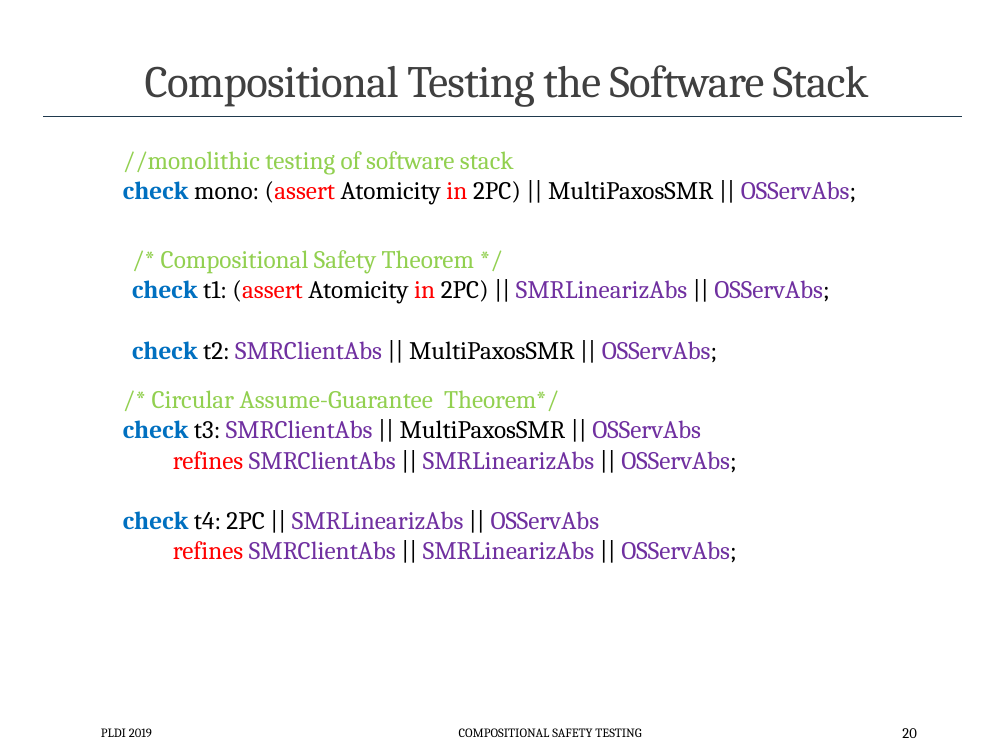
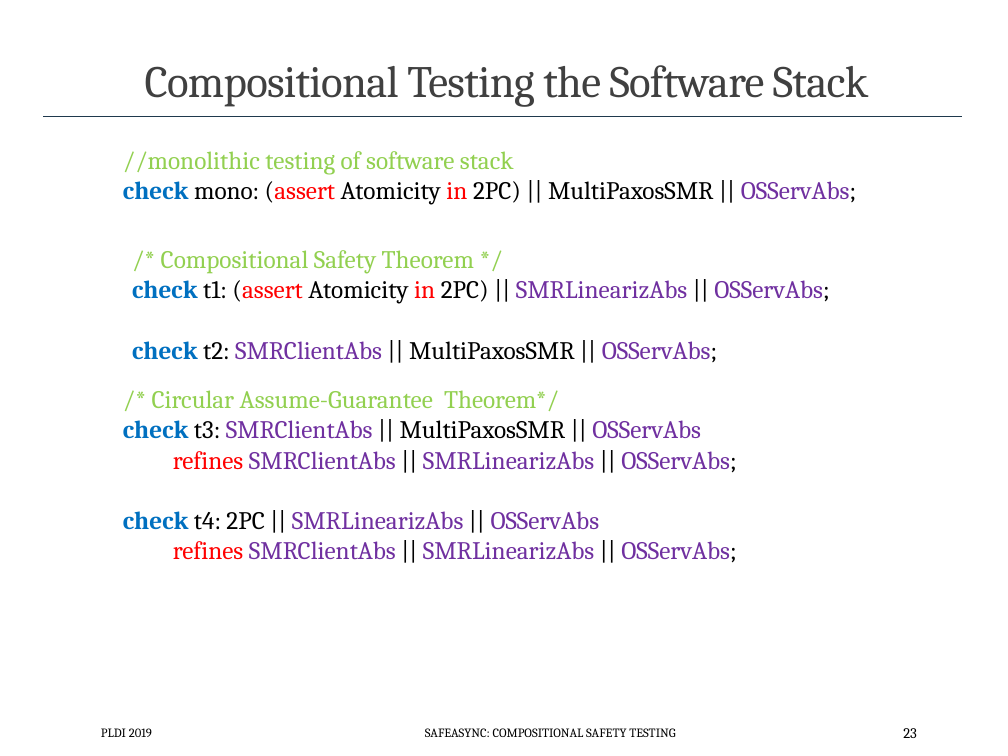
Before and after one commit to p-org/plditutorial, a slide deck: slide 23 of Presentations/CompositionalSafetyTesting.pptx (slide 20 before the commit). Drawn at 1008x756 pixels with LibreOffice and Linux fonts; fonts in the diff are those of the drawing. Boxes give left, top, right and bottom in pixels: in the first picture for what was removed or moved away, otherwise in the second. Text is boxed around its words. In the diff, an @@ line names an element or a change of style, - is before the commit and + after.

Commit message:
fixed the CompositionalSafetyTesting

```diff
--- a/Presentations/CompositionalSafetyTesting.pptx
+++ b/Presentations/CompositionalSafetyTesting.pptx
@@ text at [425, 728, 675, 737]: text changed @@
-COMPOSITIONAL SAFETY TESTING
+SAFEASYNC: COMPOSITIONAL SAFETY TESTING
@@ page number at [903, 728, 917, 738]: text changed @@
-20
+23
```
Also in this commit, not shown: 19 other slides changed, 5 slides added.
